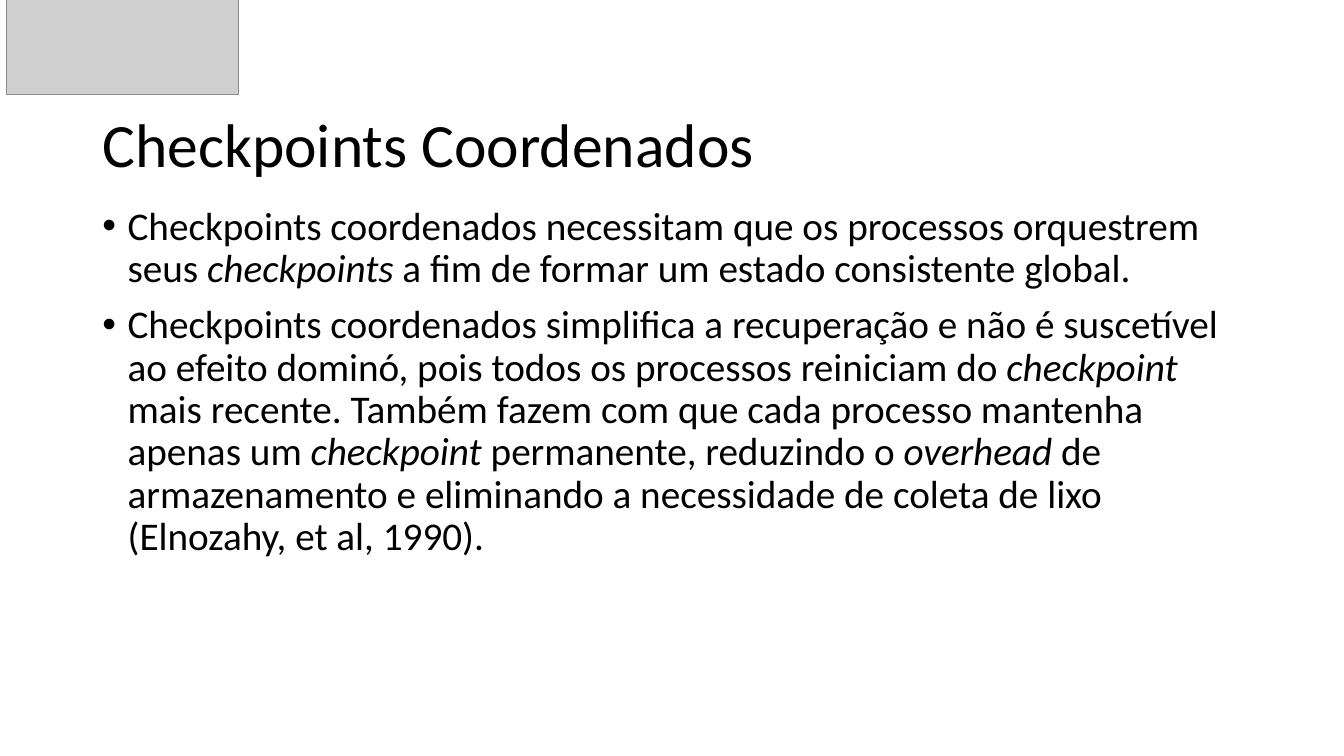
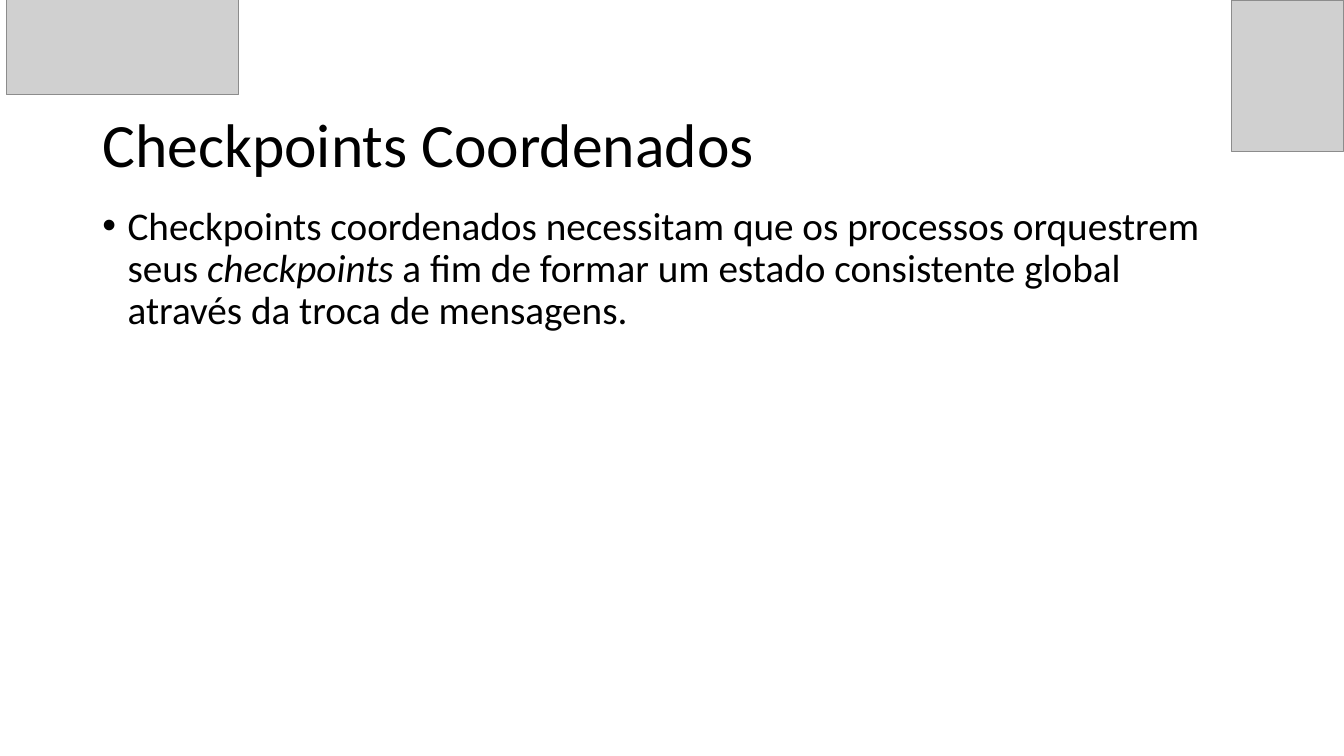
Before and after one commit to GuilhermeBizzani/TCC, a slide deck: slide 9 of Primeira apresentacao.pptx. Drawn at 1344x756 pixels with LibreOffice and Linux fonts; fonts in the diff are those of the drawing; grey boxes stand for pictures. Boxes give left, top, right and bottom in pixels: in the first picture for what was removed or moved away, otherwise in the second. Text is boxed around its words. In the diff, an @@ line names an element or a change of style, - is before the commit and + after.

```diff
--- a/Primeira apresentacao.pptx
+++ b/Primeira apresentacao.pptx
@@ picture added at [1232, 0, 1344, 151] @@
@@ text at [128, 212, 1199, 331]: text changed @@
-• Checkpoints coordenados necessitam que os processos orquestrem seus checkpoints a fim de formar um estado consistente global.
-• Checkpoints coordenados simplifica a recuperação e não é suscetível ao efeito dominó, pois todos os processos reiniciam do checkpoint mais recente. Também fazem com que cada processo mantenha apenas um checkpoint permanente, reduzindo o overhead de armazenamento e eliminando a necessidade de coleta de lixo (Elnozahy, et al, 1990).
+• Checkpoints coordenados necessitam que os processos orquestrem seus checkpoints a fim de formar um estado consistente global através da troca de mensagens.
```
Also in this commit, not shown: 10 other slides changed, 5 slides added, 3 slides removed, 3 other files.
